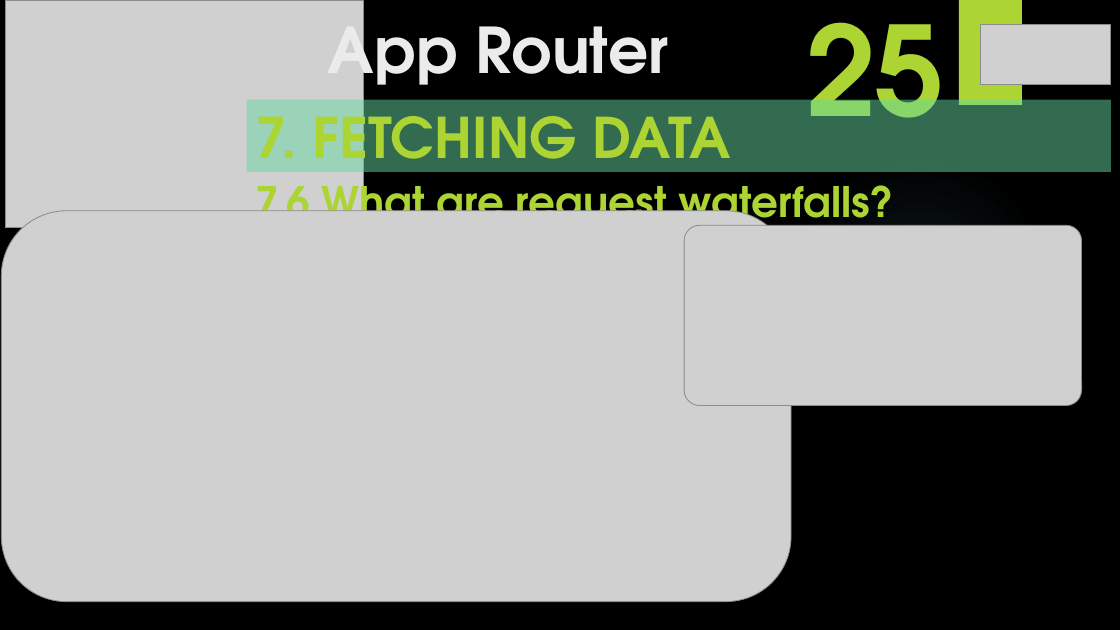
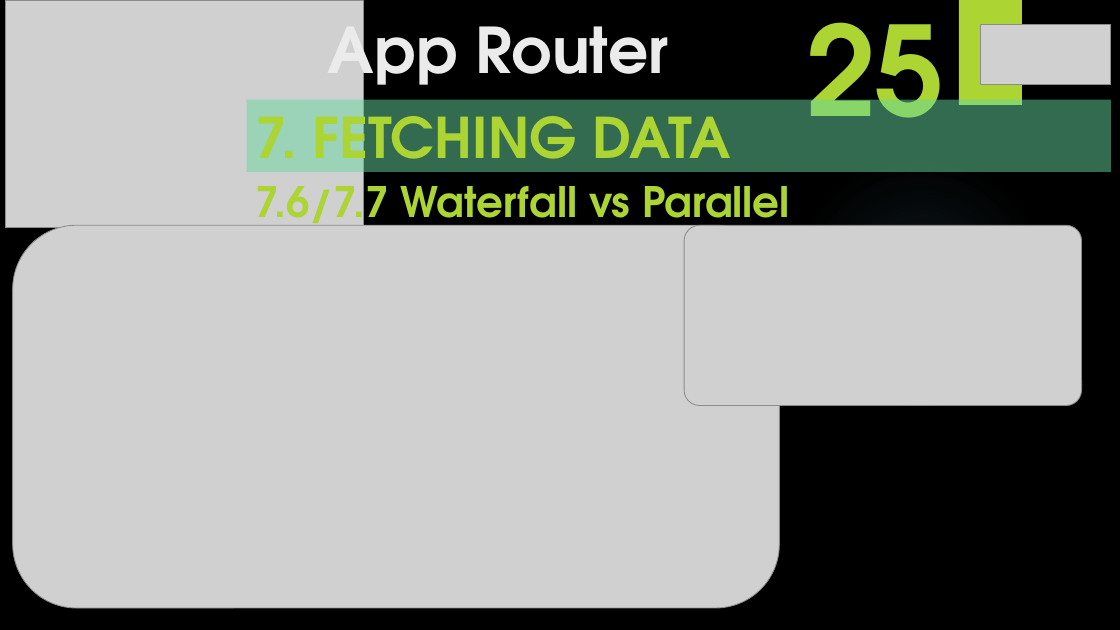
Before and after one commit to yasenstar/learn_javascript, a slide deck: slide 26 of learn_nextjs/2_App_Router/App_Router.pptx. Drawn at 1120x630 pixels with LibreOffice and Linux fonts; fonts in the diff are those of the drawing; grey boxes stand for pictures; background and template pictures are left out. Boxes give left, top, right and bottom in pixels: in the first picture for what was removed or moved away, otherwise in the second. Text is boxed around its words. In the diff, an @@ line names an element or a change of style, - is before the commit and + after.

```diff
--- a/learn_nextjs/2_App_Router/App_Router.pptx
+++ b/learn_nextjs/2_App_Router/App_Router.pptx
@@ text at [255, 172, 790, 235]: text changed @@
-7.6 What are request waterfalls?
+7.6/7.7 Waterfall vs Parallel
@@ picture: place and size @@
-picture at [2, 211, 791, 602]
+picture at [13, 225, 780, 608]
```
Also in this commit, not shown: 2 other slides changed, 1 slide removed, 18 other files.
